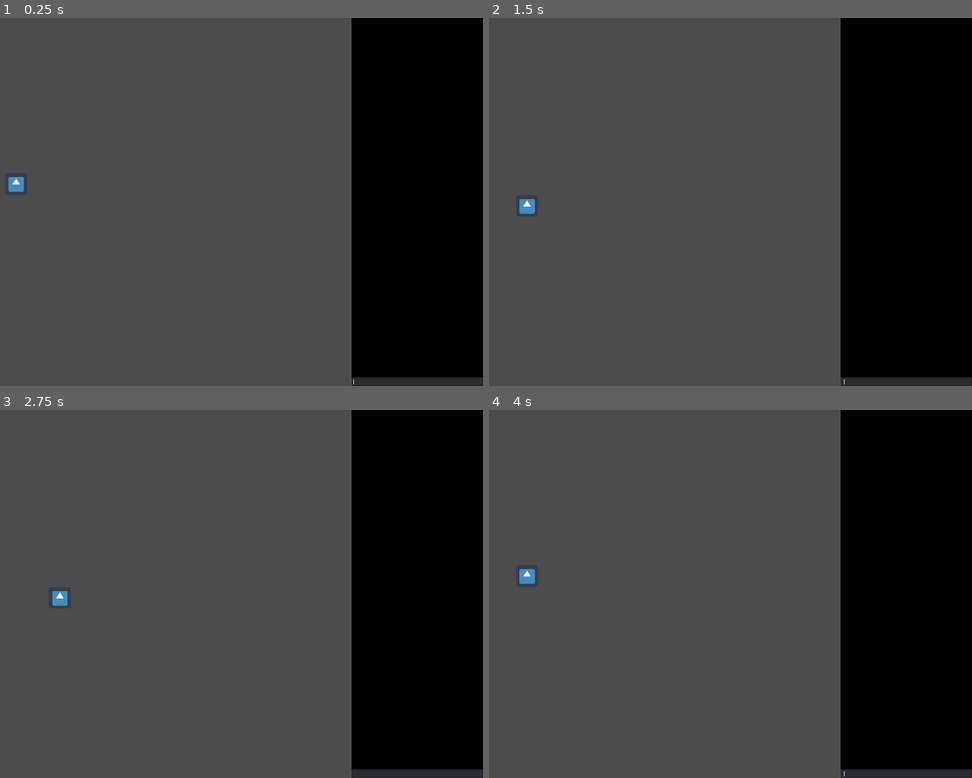
Above: before the commit, frames 1-4 (two rows, left to right).
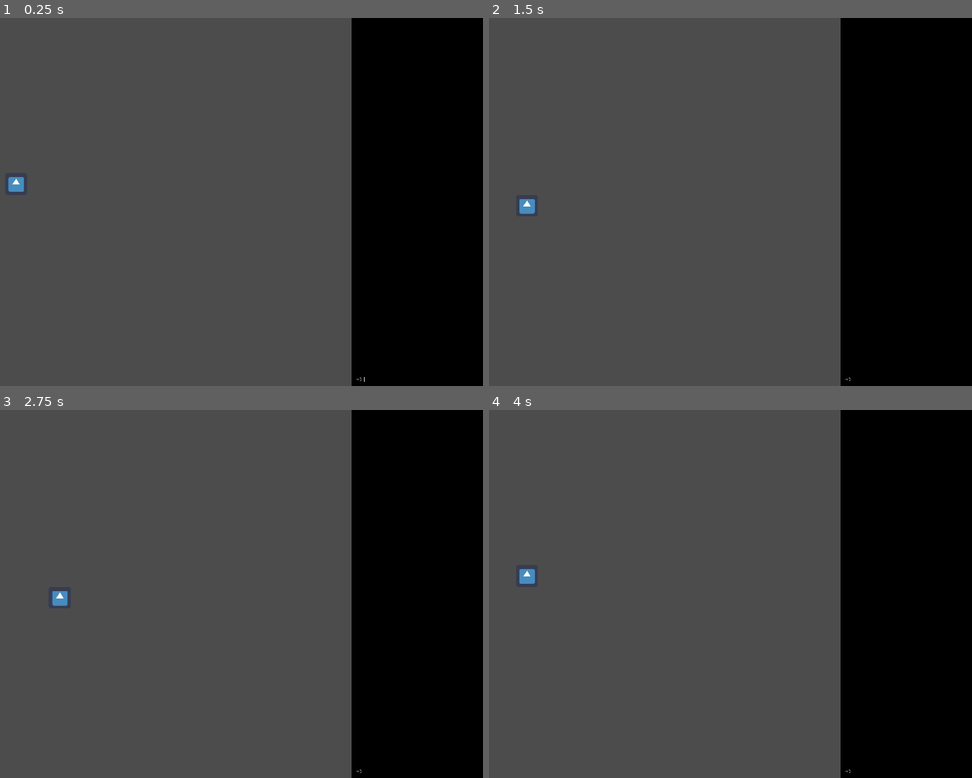
Above: after the commit, the same moments.

Repository: jwikiera/ggj23_root
Game: Godot game, scene res://test_scene.tscn
Same seed, same stepped clock (60 frames per second), same inputs: the game is played once before the commit and once after it. This scene is started directly instead of the project's main scene. The engine's default icon, where the game draws it, is replaced by a stand-in: a white triangle on a blue panel in a dark square.
Inputs:
- Up to frame 1 (0.25 s): no input
- Up to frame 2 (1.5 s): tap Enter at 0.5 s; hold Right (ui_right) 0.53-1.28 s; tap Space at 1.25 s; hold Down (console_down) from 1.28 s (still down)
- Up to frame 3 (2.75 s): tap Enter at 2 s; release Down (console_down) at 2.03 s; hold Right (ui_right) from 2.03 s (still down)
- Up to frame 4 (4 s): tap Space at 2.75 s; release Right (ui_right) at 2.78 s; hold Up (console_up) 2.78-3.53 s; tap Enter at 3.5 s; hold Left (ui_left) from 3.53 s (still down)

The runs differ from the first frame. In frame 1, 0.7% of the frame differs, in the area x 72-100%, y 97-100%; in frame 2, 0.7%; in frame 3, 0.7%; in frame 4, 0.7%.

Commit message:
fixed history array overflows, added changeable invite prompt

Diff:
--- a/godot_project/Scenes/Console.tscn
+++ b/godot_project/Scenes/Console.tscn
@@ -1,6 +1,7 @@
-[gd_scene load_steps=2 format=2]
+[gd_scene load_steps=3 format=2]
 
 [ext_resource path="res://Scripts/Console.gd" type="Script" id=1]
+[ext_resource path="res://Themes/console_input_theme.tres" type="Theme" id=2]
 
 [node name="Console" type="Node2D"]
 script = ExtResource( 1 )
@@ -8,6 +9,7 @@
 [node name="Input" type="LineEdit" parent="."]
 margin_right = 58.0
 margin_bottom = 24.0
+theme = ExtResource( 2 )
 shortcut_keys_enabled = false
 middle_mouse_paste_enabled = false
 selecting_enabled = false
--- a/godot_project/Scripts/Console.gd
+++ b/godot_project/Scripts/Console.gd
@@ -6,8 +6,8 @@
 var input_node: LineEdit
 
 var command_history = []
+var command_history_index
 
-var command_history_index
 
 # Called when the node enters the scene tree for the first time.
 func _ready():
@@ -17,13 +17,18 @@
 	print("console ready (width %d)" % Singleton.console_width)
 	input_node = get_node("Input")
 	input_node.grab_focus()
-	input_node.set_position(Vector2(console_x, get_viewport().size.y - input_node.rect_size.y))
+	input_node.set_position(
+		Vector2(console_x + invite_len(),
+		get_viewport().size.y - input_node.rect_size.y - 7
+		))
 	input_node.rect_size.x = console_width
 
 
 # Called every frame. 'delta' is the elapsed time since the previous frame.
 func _process(delta):
 	if Input.is_action_just_released("console_up"):
+		if len(command_history) == 0:
+			return
 		if command_history_index == -1:
 			command_history_index = len(command_history) - 1
 		else:
@@ -33,6 +38,8 @@
 
 		print("pressed up, index: %d" %command_history_index)
 	if Input.is_action_just_released("console_down"):
+		if len(command_history) == 0:
+			return
 		if command_history_index != -1:
 			if command_history_index == len(command_history) - 1:
 				input_node.text = ""
@@ -52,6 +59,7 @@
 		get_viewport().size.y)
 	draw_rect(console_rect, Singleton.console_color)
 	draw_console_history()
+	draw_invite()
 	#print("we are drawing lol")
 
 
@@ -94,9 +102,17 @@
 			return command.substr(len(key) + 1)
 	return command
 
+
 func draw_console_history():
 	var command_height: float = get_viewport().size.y - input_node.rect_size.y - Singleton.console_font.get_height()
 	for i in range(len(command_history)):
 		var command: String = command_history[len(command_history) - 1 - i]
-		draw_string(Singleton.console_font, Vector2(console_x, command_height), get_text(command), get_color(command))
+		draw_string(Singleton.console_font, Vector2(console_x + invite_len(), command_height), get_text(command), get_color(command))
 		command_height -= (Singleton.console_font.get_height() + 2)
+
+
+func invite_len() -> float:
+	return Singleton.console_font.get_string_size(Singleton.invite_text).x
+
+func draw_invite():
+	draw_string(Singleton.console_font, Vector2(console_x, get_viewport().size.y - Singleton.console_font.get_height() / 2), Singleton.invite_text)
--- a/godot_project/Singletons/Singleton.gd
+++ b/godot_project/Singletons/Singleton.gd
@@ -4,6 +4,7 @@
 var console_width: float = 20 #(percentage)
 var console_color: Color = Color(0, 0, 0)
 var console_font: DynamicFont
+var invite_text = '  ~> '
 
 
 var COLORS = {
--- /dev/null
+++ b/godot_project/Themes/console_input_theme.tres
@@ -0,0 +1,22 @@
+[gd_resource type="Theme" load_steps=4 format=2]
+
+[sub_resource type="StyleBoxEmpty" id=1]
+
+[sub_resource type="StyleBoxEmpty" id=2]
+
+[sub_resource type="StyleBoxEmpty" id=3]
+
+[resource]
+LineEdit/colors/clear_button_color = Color( 0, 0, 0, 1 )
+LineEdit/colors/clear_button_color_pressed = Color( 0, 0, 0, 1 )
+LineEdit/colors/cursor_color = Color( 1, 1, 1, 1 )
+LineEdit/colors/font_color = Color( 1, 1, 1, 1 )
+LineEdit/colors/font_color_selected = Color( 0, 0, 0, 1 )
+LineEdit/colors/font_color_uneditable = Color( 0, 0, 0, 1 )
+LineEdit/colors/selection_color = Color( 0, 0, 0, 1 )
+LineEdit/constants/minimum_spaces = 0
+LineEdit/fonts/font = null
+LineEdit/icons/clear = null
+LineEdit/styles/focus = SubResource( 1 )
+LineEdit/styles/normal = SubResource( 2 )
+LineEdit/styles/read_only = SubResource( 3 )
